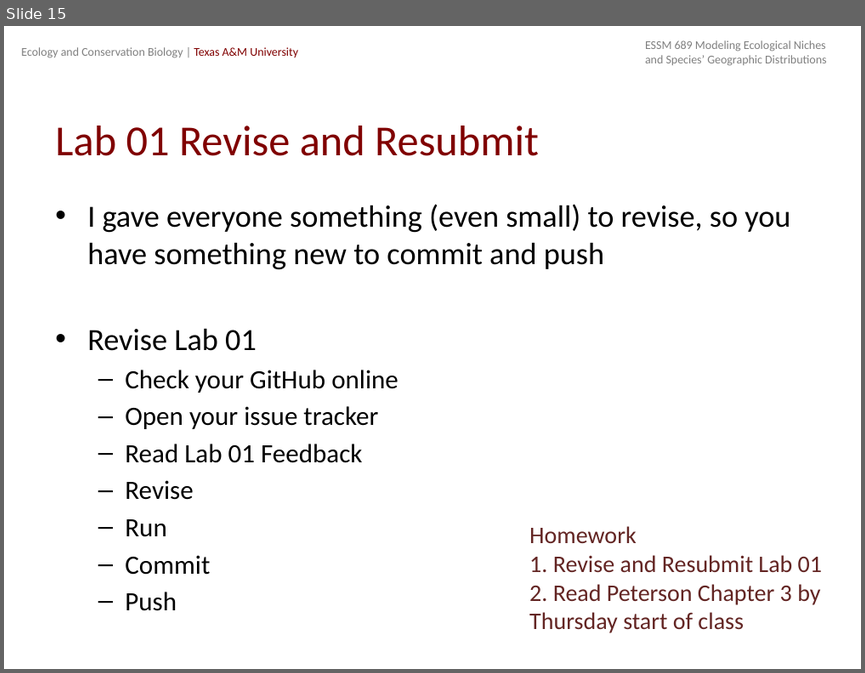
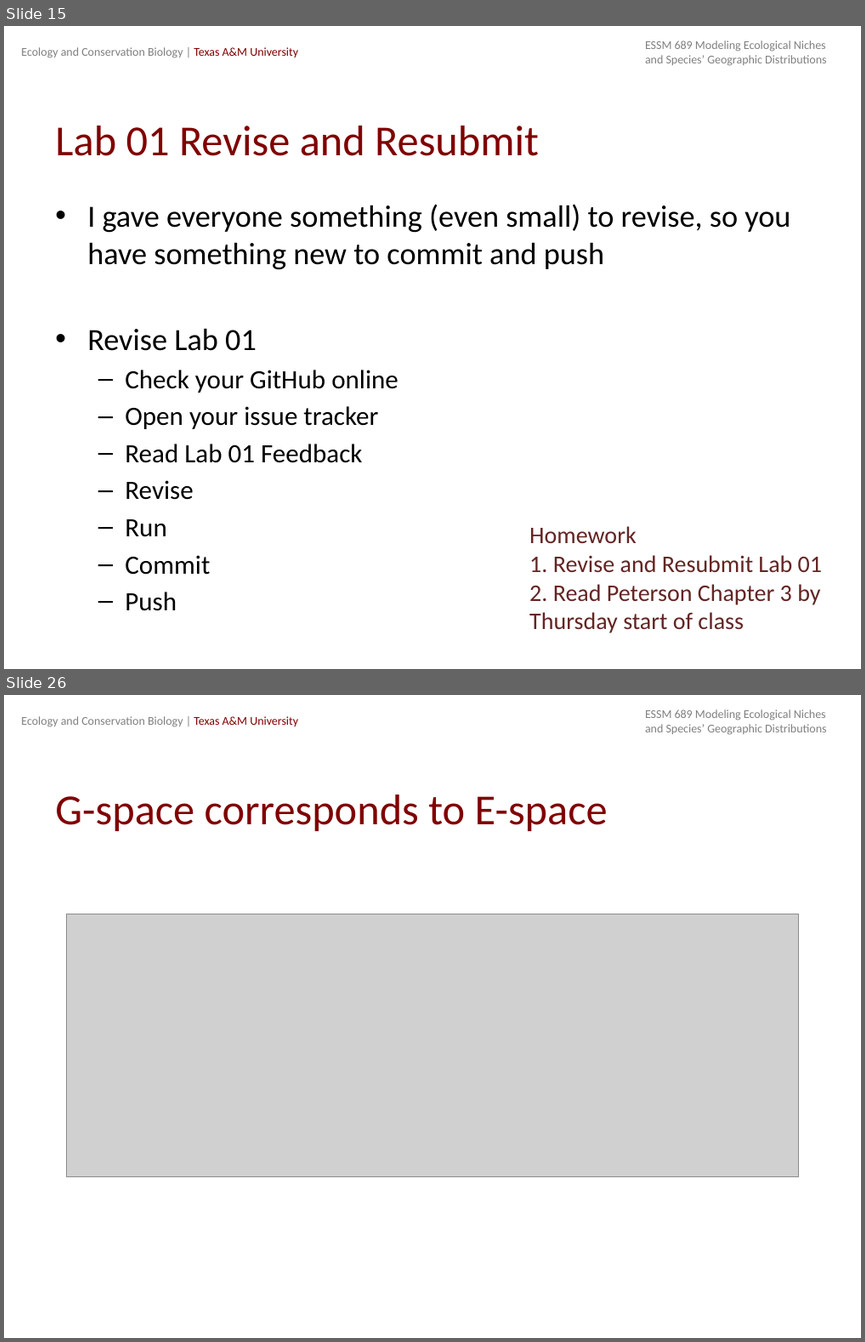
Before and after one commit to michellelawing/ECCB689, a slide deck: Slides/Week 2. Niches_and_Distributions_a.pptx. Shown one above the other, each under a label of ours: slide 15 before the commit, slides 15 and 26 after it; the slides between them are not shown. The pictures are 865x673 and 865x1342 pixels, drawn with LibreOffice and Linux fonts; fonts in the diff are those of the drawing; grey boxes stand for pictures. Boxes give left, top, right and bottom in pixels: in the first picture for what was removed or moved away, otherwise in the second. Text is boxed around its words. In the diff, an @@ line names an element or a change of style, - is before the commit and + after.

```diff
--- a/Slides/Week 2. Niches_and_Distributions_a.pptx
+++ b/Slides/Week 2. Niches_and_Distributions_a.pptx
@@ slide 26 added at [4, 695, 861, 1338], background #FFFFFF; not listed: 2 template elements that a slide beside it also shows @@
@@ title added at [55, 794, 608, 831], 36 pt, text #800000 @@
+G-space corresponds to E-space
@@ picture added at [67, 913, 798, 1175] @@
```
Also in this commit, not shown: 1 slide changed, 16 other slides added, 1 other file.
